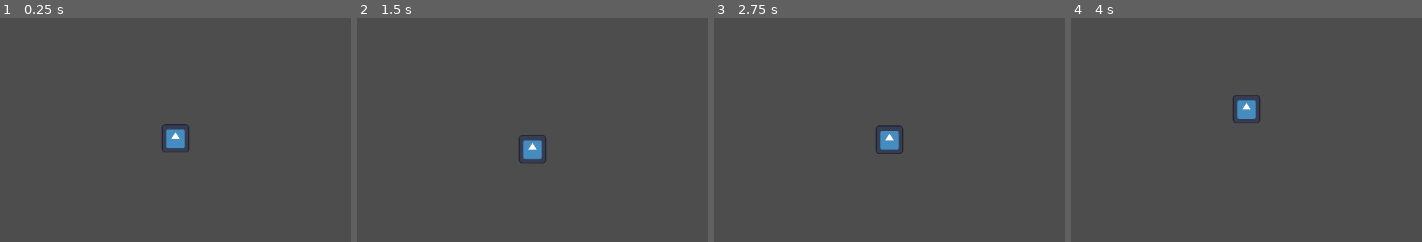
Above: before the commit, frames 1-4 (left to right).
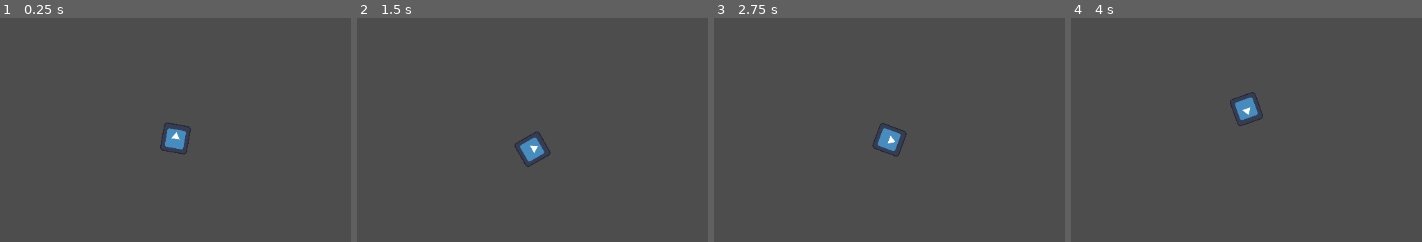
Above: after the commit, the same moments.

Repository: ChristianumSolacium/BigModeJam-POWER
Game: Godot game, scene res://main/main.tscn
Same seed, same stepped clock (60 frames per second), same inputs: the game is played once before the commit and once after it. The engine's default icon, where the game draws it, is replaced by a stand-in: a white triangle on a blue panel in a dark square.
Inputs:
- Up to frame 1 (0.25 s): no input
- Up to frame 2 (1.5 s): hold Space (jump) 0.53-1.28 s; tap Enter at 1.25 s; tap Space (jump) at 1.35 s
- Up to frame 3 (2.75 s): tap Space (jump) at 1.52, 1.82 s; hold Space (jump) from 2.03 s (still down)
- Up to frame 4 (4 s): release Space (jump) at 2.78 s; tap Space (jump) at 2.85, 3.02, 3.32 s; hold Space (jump) from 3.53 s (still down)
The pictures show only the part of the screen within x 29-79%, y 23-73%; the shares and areas given below are measured in that part.

The runs differ from the first frame. In frame 1, 0.2% of the frame differs, in the area x 45-55%, y 46-61%; in frame 2, 0.4%, in the area x 45-55%, y 50-67%; in frame 3, 0.4%; in frame 4, 0.4%.

Commit message:
added Game Over
- added scenes dir
- added Game Over

Diff:
--- a/character/character.gd
+++ b/character/character.gd
@@ -19,9 +19,10 @@
 		apply_central_force(backward_speed * Vector2.LEFT)
 	else:
 		linear_velocity.x *= 0.5 ** delta #HACK
-
+	$Icon.rotation += 0.7 * delta
 
 
 func _on_death_detection_area_entered(area: Area2D) -> void:
 	active = false
 	death.emit()
+	get_tree().change_scene_to_file("res://scenes/game_over.tscn")
--- /dev/null
+++ b/scenes/game_over.gd
@@ -0,0 +1,6 @@
+extends Control
+
+# Called every frame. 'delta' is the elapsed time since the previous frame.
+func _process(delta: float) -> void:
+	if Input.is_action_just_pressed(&"jump"):
+		get_tree().change_scene_to_file("res://main/main.tscn")
--- /dev/null
+++ b/scenes/game_over.tscn
@@ -0,0 +1,66 @@
+[gd_scene load_steps=2 format=3 uid="uid://cx2dd4elqouw8"]
+
+[ext_resource type="Script" path="res://scenes/game_over.gd" id="1_l0rgv"]
+
+[node name="GameOver" type="Control"]
+layout_mode = 3
+anchors_preset = 15
+anchor_right = 1.0
+anchor_bottom = 1.0
+offset_left = 1.0
+offset_top = 1.0
+offset_right = 1.0
+offset_bottom = 1.0
+grow_horizontal = 2
+grow_vertical = 2
+script = ExtResource("1_l0rgv")
+
+[node name="BG" type="ColorRect" parent="."]
+layout_mode = 1
+anchors_preset = 15
+anchor_right = 1.0
+anchor_bottom = 1.0
+grow_horizontal = 2
+grow_vertical = 2
+color = Color(0.00392157, 0.00392157, 0, 1)
+metadata/_edit_lock_ = true
+
+[node name="CenterContainer" type="CenterContainer" parent="."]
+layout_mode = 1
+anchors_preset = 15
+anchor_right = 1.0
+anchor_bottom = 1.0
+grow_horizontal = 2
+grow_vertical = 2
+
+[node name="VBoxContainer" type="VBoxContainer" parent="CenterContainer"]
+layout_mode = 2
+
+[node name="Label" type="Label" parent="CenterContainer/VBoxContainer"]
+layout_mode = 2
+theme_override_font_sizes/font_size = 60
+text = "GAME OVER"
+
+[node name="Label2" type="Label" parent="CenterContainer/VBoxContainer"]
+layout_mode = 2
+theme_override_font_sizes/font_size = 20
+text = "Score 0"
+horizontal_alignment = 1
+
+[node name="MarginContainer" type="MarginContainer" parent="."]
+layout_mode = 1
+anchors_preset = 7
+anchor_left = 0.5
+anchor_top = 1.0
+anchor_right = 0.5
+anchor_bottom = 1.0
+offset_left = -20.0
+offset_top = -40.0
+offset_right = 20.0
+grow_horizontal = 2
+grow_vertical = 0
+theme_override_constants/margin_bottom = 20
+
+[node name="Label" type="Label" parent="MarginContainer"]
+layout_mode = 2
+text = "Press SPACE to start again"
